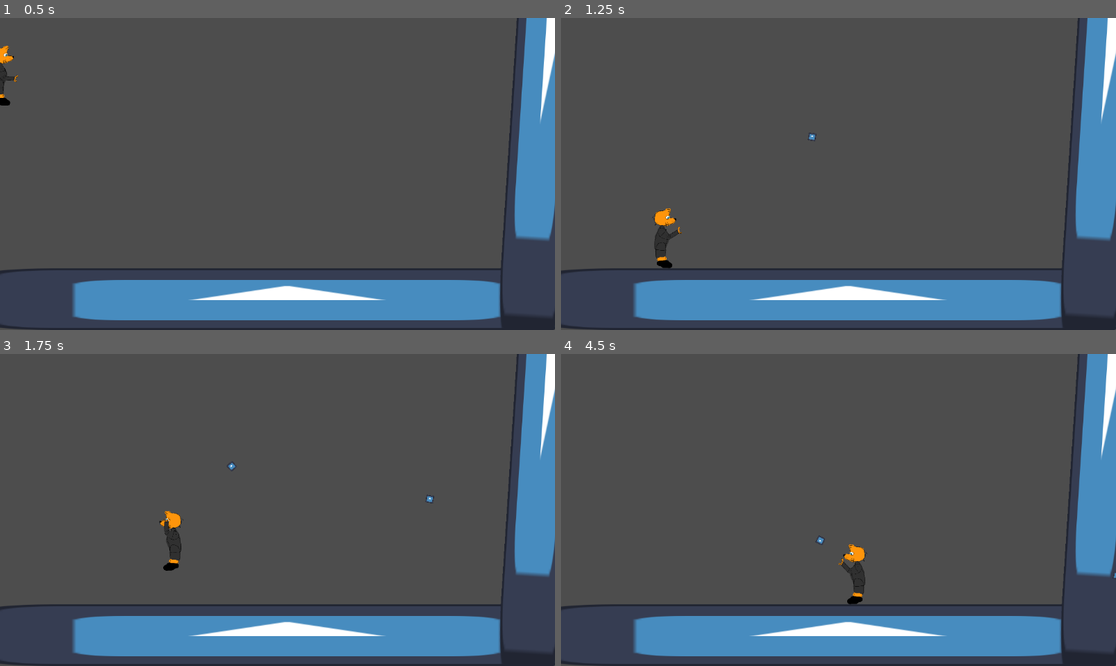
Above: before the commit, frames 1-4 (two rows, left to right).
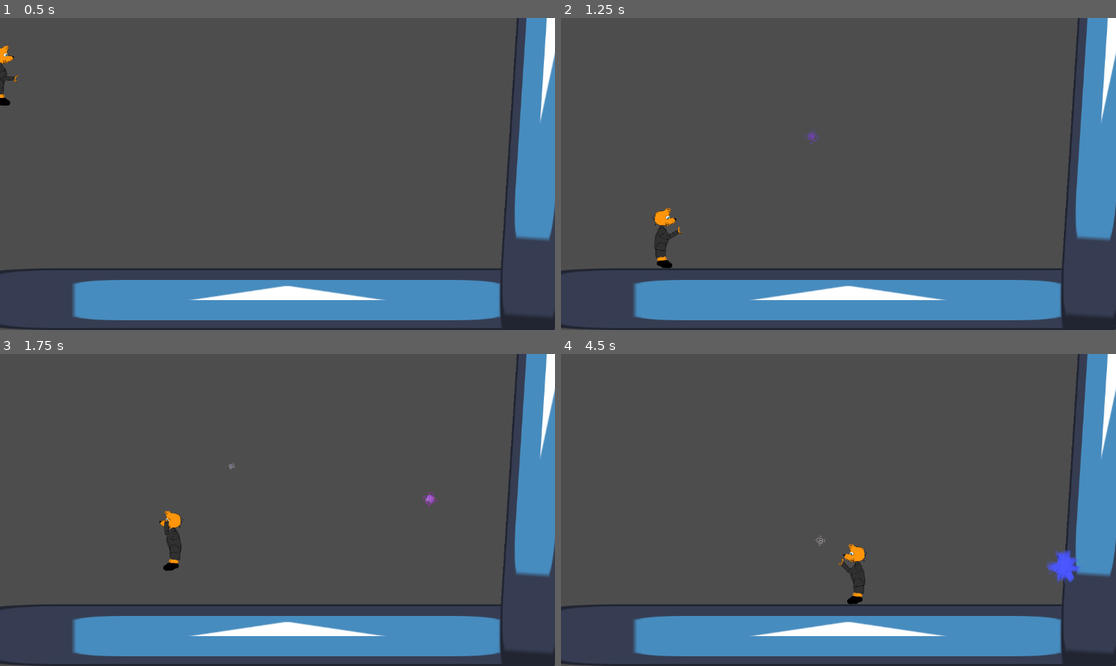
Above: after the commit, the same moments.

Repository: DrOtter3000/foxy-mc-foxmage
Game: Godot game, scene res://Levels/level_template.tscn
Two runs of this game, one before a commit and one after it. Both use one fixed random seed, a clock stepped at 60 frames per second and the inputs below. The engine's default icon, where the game draws it, is replaced by a stand-in: a white triangle on a blue panel in a dark square.
Inputs (mouse positions are in pixels of both pictures, inside the frame that each line leads up to):
- Up to frame 1 (0.5 s): no input
- Up to frame 2 (1.25 s): move the mouse to (960, 158) at 0.52 s; hold D (right) from 0.53 s (still down); click (960, 158) at 0.6 s; tap Space (jump) at 0.77 s
- Up to frame 3 (1.75 s): keep holding D (right); move the mouse to (166, 525) at 1.27 s; click (166, 525) at 1.35 s; tap Space (jump) at 1.52 s
- Up to frame 4 (4.5 s): move the mouse to (894, 441) at 2.02 s; release D (right) at 2.03 s; hold A (left) 2.03-2.78 s; click (894, 441) at 2.1 s; move the mouse to (810, 572) at 2.77 s; hold D (right) 2.78-4.28 s; click (810, 572) at 2.85 s; tap Space (jump) at 3.02, 3.77 s; move the mouse to (1005, 556) at 3.52 s; click (1005, 556) at 3.6 s; move the mouse to (672, 463) at 4.27 s; hold A (left) from 4.28 s (still down); click (672, 463) at 4.35 s

Frame 1 is identical in both runs. In frame 2, less than 0.1% of the frame differs, in the area x 43-47%, y 35-41%; in frame 3, less than 0.1%; in frame 4, 0.4%, in the area x 45-100%, y 58-74%.

Commit message:
add projectile explosion

Diff:
--- /dev/null
+++ b/Projectiles/magic_explosion.gd
@@ -0,0 +1,10 @@
+extends Area2D
+
+@onready var gpu_particles: GPUParticles2D = $GPUParticles2D
+
+# Called when the node enters the scene tree for the first time.
+func _ready() -> void:
+	gpu_particles.emitting = true
+
+func _process(delta: float) -> void:
+	pass
--- /dev/null
+++ b/Projectiles/magic_explosion.tscn
@@ -0,0 +1,49 @@
+[gd_scene load_steps=9 format=3 uid="uid://bohnwji7lvhba"]
+
+[ext_resource type="Script" uid="uid://dipl5wlbc8gey" path="res://Projectiles/magic_explosion.gd" id="1_8wh0s"]
+[ext_resource type="Texture2D" uid="uid://64ab42pxbc04" path="res://Assets/Projectiles/Splash.png" id="1_wdl2l"]
+
+[sub_resource type="CircleShape2D" id="CircleShape2D_8wh0s"]
+radius = 32.0
+
+[sub_resource type="Gradient" id="Gradient_1cdtp"]
+offsets = PackedFloat32Array(0, 0.20817845, 0.75092936, 1)
+colors = PackedColorArray(1.6970743, 1.6970743, 1.6970743, 1, 1.1041564, 0.0013141235, 1.1377364, 1, 0.14861149, 0.40626585, 1.6970743, 1, 1, 1, 1, 1)
+
+[sub_resource type="GradientTexture1D" id="GradientTexture1D_q6jvn"]
+gradient = SubResource("Gradient_1cdtp")
+
+[sub_resource type="Curve" id="Curve_qinxa"]
+_data = [Vector2(0, 0), 0.0, 0.0, 0, 0, Vector2(1, 1), 0.0, 0.0, 0, 0]
+point_count = 2
+
+[sub_resource type="CurveTexture" id="CurveTexture_mrj7c"]
+curve = SubResource("Curve_qinxa")
+
+[sub_resource type="ParticleProcessMaterial" id="ParticleProcessMaterial_2gong"]
+particle_flag_align_y = true
+particle_flag_rotate_y = true
+particle_flag_disable_z = true
+spread = 180.0
+initial_velocity_min = 15.0
+initial_velocity_max = 20.0
+gravity = Vector3(0, 1, 0)
+scale_min = 0.0
+scale_max = 3.5
+scale_curve = SubResource("CurveTexture_mrj7c")
+color_ramp = SubResource("GradientTexture1D_q6jvn")
+
+[node name="MagicExplosion" type="Area2D"]
+script = ExtResource("1_8wh0s")
+
+[node name="CollisionShape2D" type="CollisionShape2D" parent="."]
+shape = SubResource("CircleShape2D_8wh0s")
+
+[node name="GPUParticles2D" type="GPUParticles2D" parent="."]
+emitting = false
+amount = 48
+texture = ExtResource("1_wdl2l")
+lifetime = 0.2
+one_shot = true
+explosiveness = 1.0
+process_material = SubResource("ParticleProcessMaterial_2gong")
--- a/Projectiles/projectile.gd
+++ b/Projectiles/projectile.gd
@@ -1,6 +1,8 @@
 extends Area2D
 
 @export var speed := 750
+
+@export var explosion: PackedScene
 
 var direction: Vector2
 
@@ -8,3 +10,10 @@
 func _process(delta: float) -> void:
 	direction = Vector2.RIGHT.rotated(rotation)
 	global_position += direction * speed * delta
+
+
+func _on_body_entered(body: Node2D) -> void:
+	var explosion_instance = explosion.instantiate()
+	get_parent().add_child(explosion_instance)
+	explosion_instance.global_position = global_position
+	queue_free()
--- a/Projectiles/projectile.tscn
+++ b/Projectiles/projectile.tscn
@@ -1,17 +1,51 @@
-[gd_scene load_steps=4 format=3 uid="uid://carc6rsqatowh"]
+[gd_scene load_steps=10 format=3 uid="uid://carc6rsqatowh"]
 
 [ext_resource type="Script" uid="uid://03no061immam" path="res://Projectiles/projectile.gd" id="1_ggq0q"]
-[ext_resource type="Texture2D" uid="uid://njejxl5ep2g4" path="res://icon.svg" id="1_kyvh0"]
+[ext_resource type="PackedScene" uid="uid://bohnwji7lvhba" path="res://Projectiles/magic_explosion.tscn" id="2_08w86"]
+[ext_resource type="Texture2D" uid="uid://c2uvy7uba8mr0" path="res://Assets/Projectiles/Projectile.png" id="2_ggq0q"]
 
 [sub_resource type="CircleShape2D" id="CircleShape2D_rubjp"]
-radius = 8.0
+radius = 16.0
+
+[sub_resource type="Gradient" id="Gradient_ggq0q"]
+offsets = PackedFloat32Array(0, 0.16356878, 0.62081784, 1)
+colors = PackedColorArray(1.6970743, 1.6970743, 1.6970743, 1, 0.40037182, 0.299572, 1.5497038, 1, 1.1041564, 0.0013141235, 1.1377364, 1, 0.9222428, 1.1632558, 1.697393, 1)
+
+[sub_resource type="GradientTexture1D" id="GradientTexture1D_08w86"]
+gradient = SubResource("Gradient_ggq0q")
+
+[sub_resource type="Curve" id="Curve_08w86"]
+_data = [Vector2(0, 0), 0.0, 0.0, 0, 0, Vector2(0.026997838, 1), 0.0, 0.0, 0, 0, Vector2(1, 1), 0.0, 0.0, 0, 0]
+point_count = 3
+
+[sub_resource type="CurveTexture" id="CurveTexture_3v6ly"]
+curve = SubResource("Curve_08w86")
+
+[sub_resource type="ParticleProcessMaterial" id="ParticleProcessMaterial_q1bbl"]
+particle_flag_disable_z = true
+angular_velocity_min = -180.00002
+angular_velocity_max = -180.00002
+radial_velocity_min = -2.2351742e-05
+radial_velocity_max = -2.2351742e-05
+gravity = Vector3(0, 0, 0)
+radial_accel_min = -2.2351742e-06
+radial_accel_max = -2.2351742e-06
+scale_min = 0.0
+scale_curve = SubResource("CurveTexture_3v6ly")
+color_ramp = SubResource("GradientTexture1D_08w86")
 
 [node name="Projectile" type="Area2D"]
 script = ExtResource("1_ggq0q")
+explosion = ExtResource("2_08w86")
 
 [node name="CollisionShape2D" type="CollisionShape2D" parent="."]
 shape = SubResource("CircleShape2D_rubjp")
 
-[node name="Sprite2D" type="Sprite2D" parent="."]
-scale = Vector2(0.12499999, 0.12499999)
-texture = ExtResource("1_kyvh0")
+[node name="GPUParticles2D" type="GPUParticles2D" parent="."]
+amount = 12
+texture = ExtResource("2_ggq0q")
+lifetime = 1.5
+local_coords = true
+process_material = SubResource("ParticleProcessMaterial_q1bbl")
+
+[connection signal="body_entered" from="." to="." method="_on_body_entered"]
Binary file added: Assets/Projectiles/Projectile.png
Not shown, added: Assets/Projectiles/Projectile.png.import
Binary file added: Assets/Projectiles/Splash.png
Not shown, added: Assets/Projectiles/Splash.png.import
Not shown, added: Projectiles/magic_explosion.gd.uid
